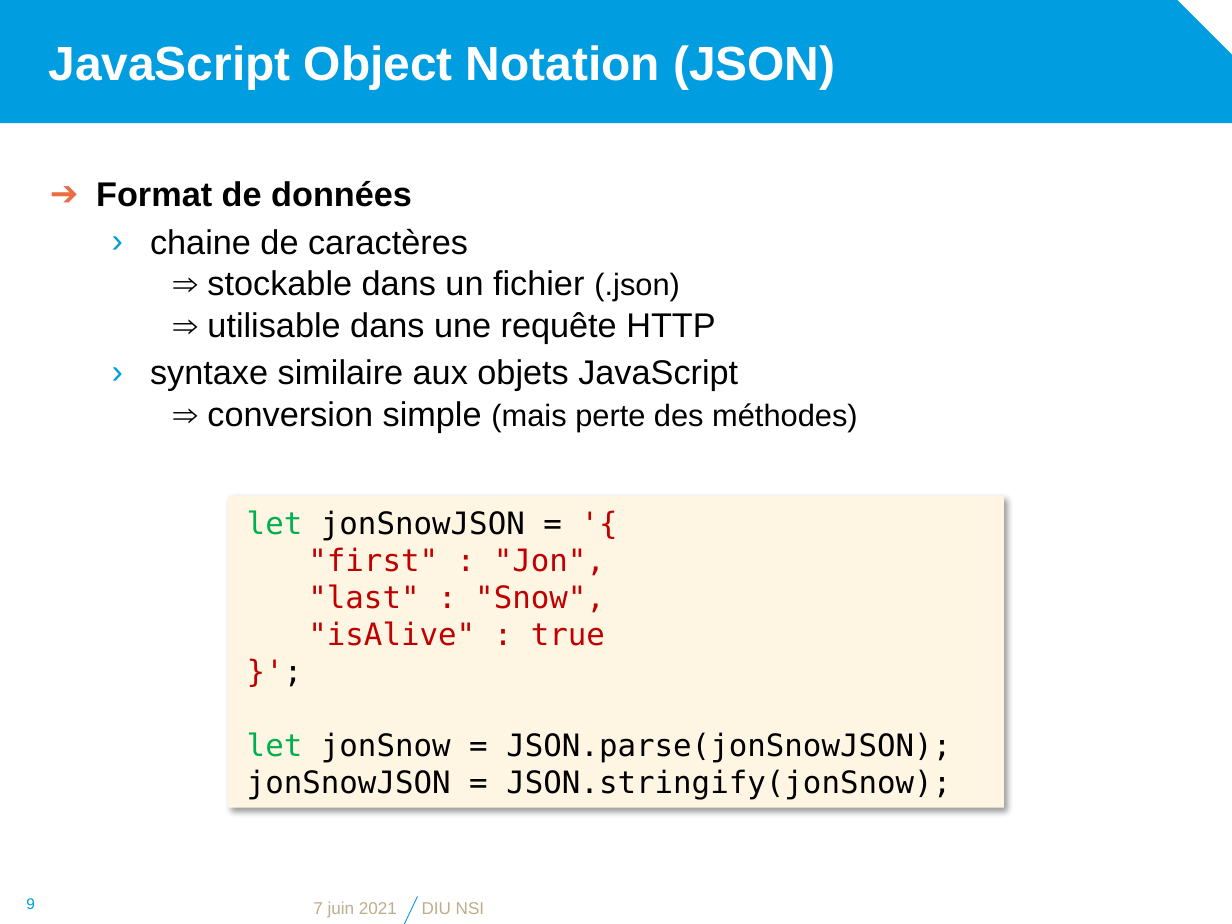
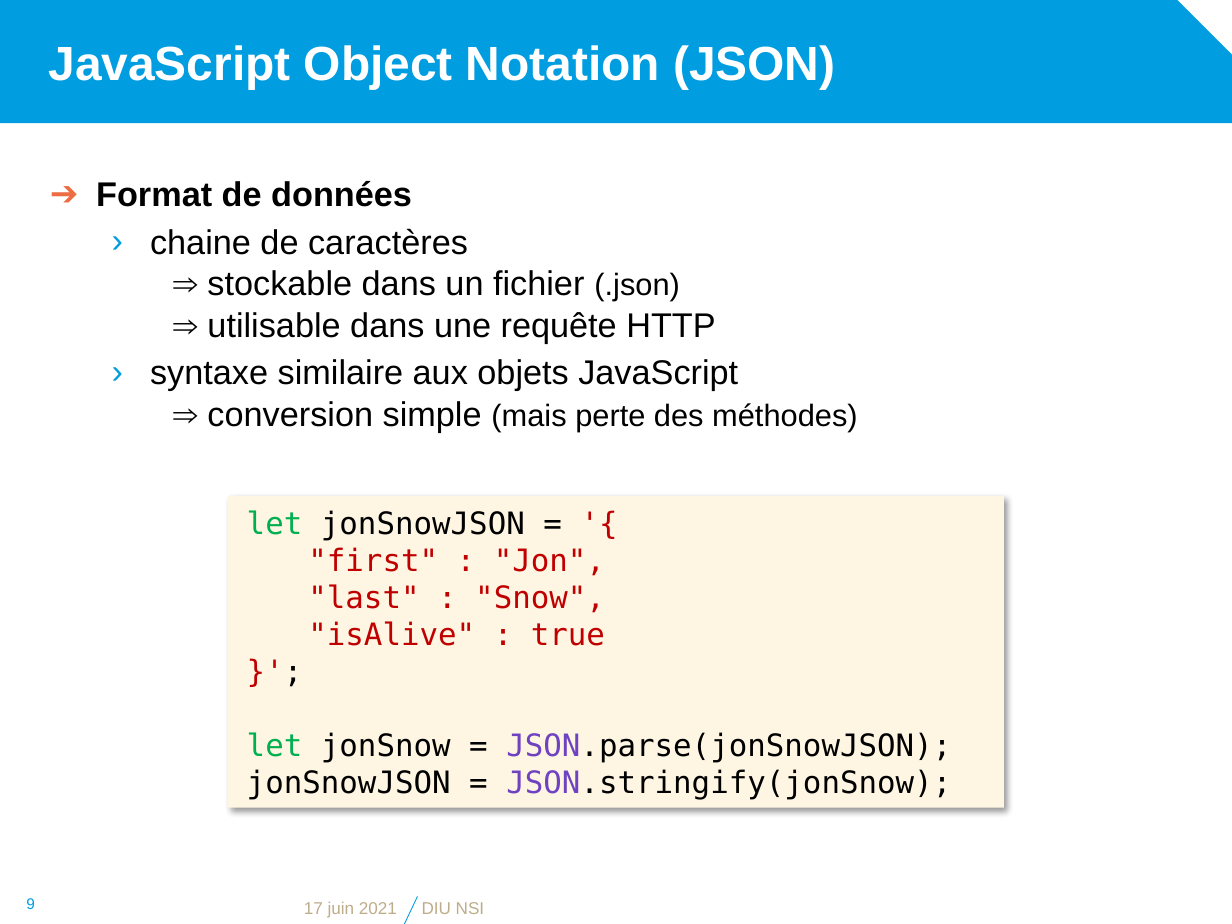
Before and after one commit to diu-uf-bordeaux/bloc1, a slide deck: slide 9 of web/4-JS/JavaScript.pptx. Drawn at 1232x924 pixels with LibreOffice and Linux fonts; fonts in the diff are those of the drawing; background and template pictures are left out. Boxes give left, top, right and bottom in pixels: in the first picture for what was removed or moved away, otherwise in the second. Text is boxed around its words. In the diff, an @@ line names an element or a change of style, - is before the commit and + after.

```diff
--- a/web/4-JS/JavaScript.pptx
+++ b/web/4-JS/JavaScript.pptx
@@ text in rectangle at <box>247,732,951,800</box>: text colour #000000 to #6F42C1 in "JSON.parse(jonSnowJSON);", "JSON.stringify(jonSnow);" @@
@@ text at <box>304,901,397,918</box>: text changed @@
-7 juin 2021
+17 juin 2021
```
Also in this commit, not shown: 16 other slides changed, 1 slide added, 6 other files.
